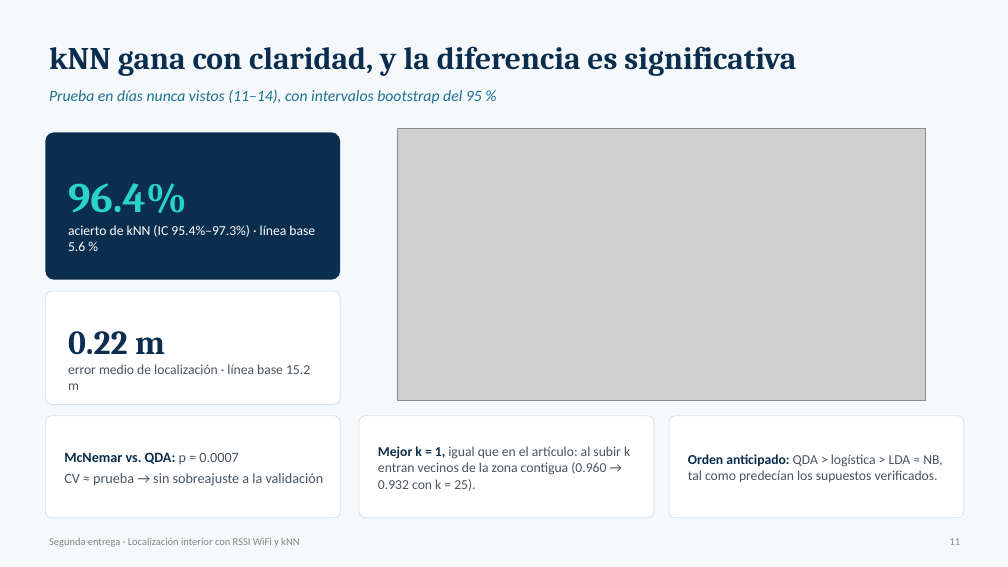
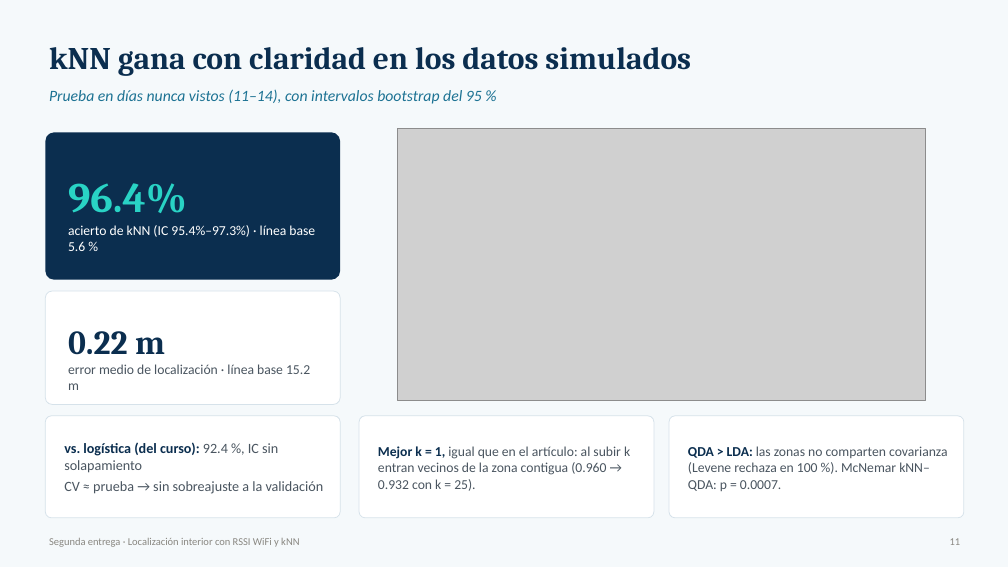
Before and after one commit to danielo2858-spec/ml1-localizacion-qaknn, a slide deck: slide 11 of Segunda_Entrega_Presentacion.pptx. Drawn at 1008x567 pixels with LibreOffice and Linux fonts; fonts in the diff are those of the drawing; grey boxes stand for pictures. Boxes give left, top, right and bottom in pixels: in the first picture for what was removed or moved away, otherwise in the second. Text is boxed around its words. In the diff, an @@ line names an element or a change of style, - is before the commit and + after.

```diff
--- a/Segunda_Entrega_Presentacion.pptx
+++ b/Segunda_Entrega_Presentacion.pptx
@@ text at [49,47,691,76]: text changed @@
-kNN gana con claridad, y la diferencia es significativa
+kNN gana con claridad en los datos simulados
@@ text "vs. logística (del curso): 92.4 ...": place and size @@
-text "vs. logística (del curso): 92.4 ..." at [64,452,324,486]
+text "vs. logística (del curso): 92.4 ..." at [64,442,324,494]
@@ text at [64,442,278,473]: text changed @@
-McNemar vs. QDA: p = 0.0007
+vs. logística (del curso): 92.4 %, IC sin solapamiento
@@ text at [688,446,947,491]: text changed @@
-Orden anticipado: QDA > logística > LDA ≈ NB, tal como predecían los supuestos verificados.
+QDA > LDA: las zonas no comparten covarianza (Levene rechaza en 100 %). McNemar kNN–QDA: p = 0.0007.
```
Also in this commit, not shown: 7 other slides changed, 1 other file.
